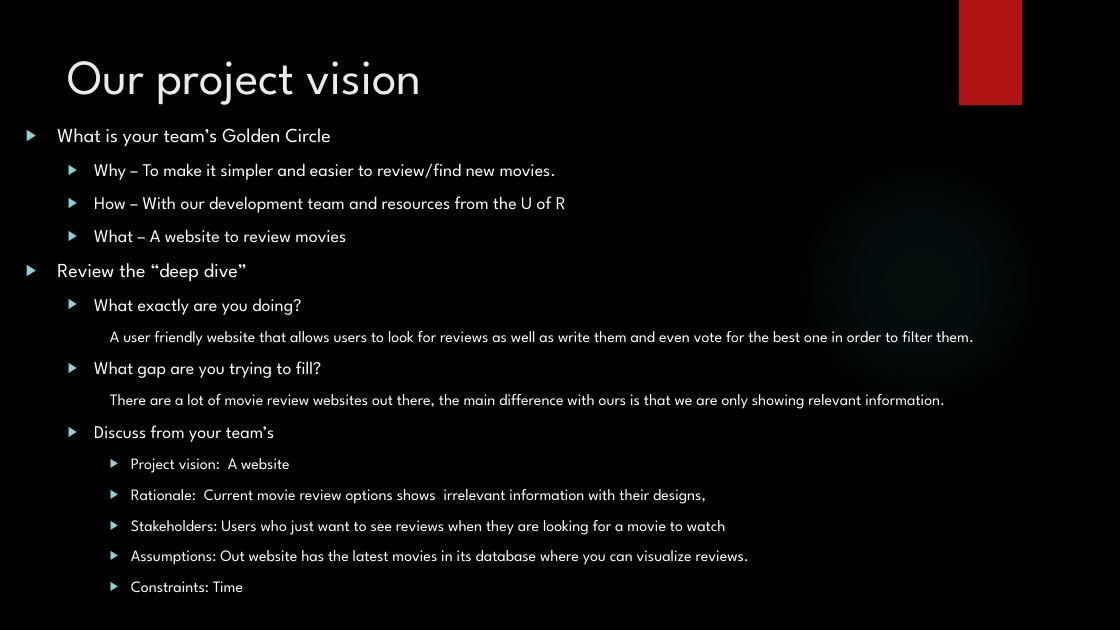
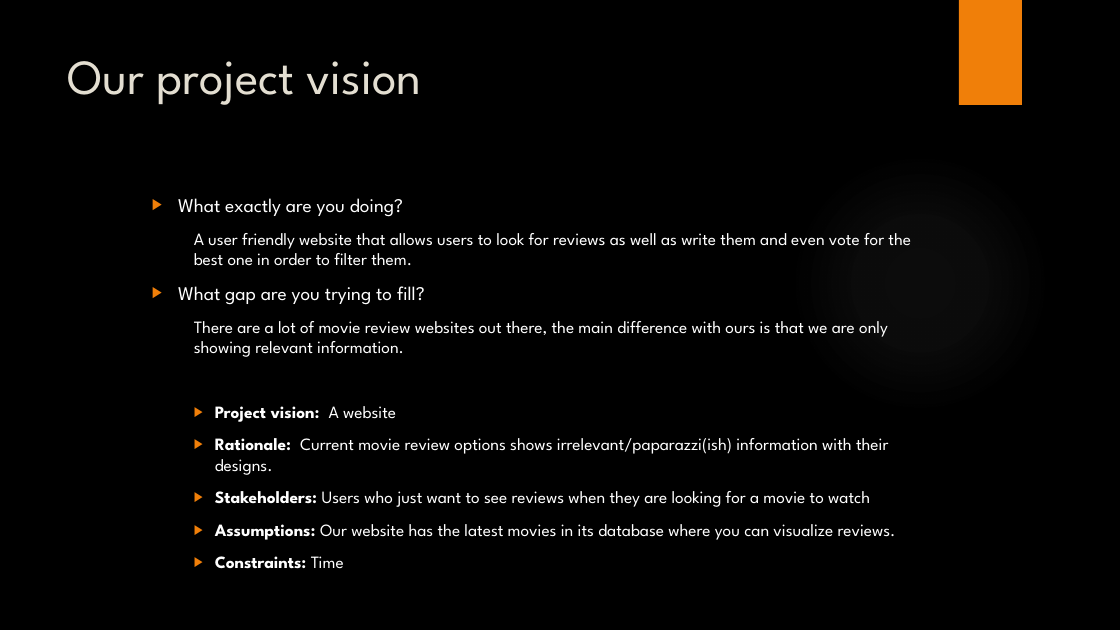
Before and after one commit to alpacamusical/Project-ENSE-374, a slide deck: slide 3 of Documentation/Milestone 4.pptx (slide 2 before the commit). Drawn at 1120x630 pixels with LibreOffice and Linux fonts; fonts in the diff are those of the drawing; background and template pictures are left out. Boxes give left, top, right and bottom in pixels: in the first picture for what was removed or moved away, otherwise in the second. Text is boxed around its words. In the diff, an @@ line names an element or a change of style, - is before the commit and + after.

```diff
--- a/Documentation/Milestone 4.pptx
+++ b/Documentation/Milestone 4.pptx
@@ rectangle at [959, 0, 1022, 105]: fill #B01513 to #F07F09 @@
@@ title "Our project vision" at [68, 61, 422, 105]: text colour #EBEBEB to #E3DED1 @@
@@ text at [57, 128, 566, 281]: paragraphs removed @@
-▶ What is your team’s Golden Circle
-  ▶ Why – To make it simpler and easier to review/find new movies.
-  ▶ How – With our development team and resources from the U of R
-  ▶ What – A website to review movies
-▶ Review the “deep dive”
@@ ellipse at [791, 154, 1049, 413]: fill gradient #50B9C1 to gradient #ADADAD @@
@@ text "What exactly are you doing?": place and size @@
-text "What exactly are you doing?" at [57, 128, 974, 592]
+text "What exactly are you doing?" at [178, 198, 911, 569]
@@ text at [178, 198, 911, 569]: size 15.3 to 16.6 pt in "What exactly are you doing?", "What gap are you trying to fill?"; size 13.6 to 14.8 pt in "A user friendly website that allows users ...", "There are a lot of movie review ...", "Project vision: A website", "Stakeholders: Users who just want to see ..." and 1 more places; bold on in "Project vision:", "Stakeholders:", "Constraints:"; bullet colour #8AD0D6 to #F07F09 @@
@@ text at [94, 425, 274, 442]: paragraph removed @@
-  ▶ Discuss from your team’s
@@ text at [215, 438, 888, 475]: text changed; size 13.6 to 14.8 pt @@
-    ▶ Rationale: Current movie review options shows irrelevant information with their designs,
+    ▶ Rationale: Current movie review options shows irrelevant/paparazzi(ish) information with their designs.
@@ text at [215, 524, 896, 540]: text changed; size 13.6 to 14.8 pt @@
-    ▶ Assumptions: Out website has the latest movies in its database where you can visualize reviews.
+    ▶ Assumptions: Our website has the latest movies in its database where you can visualize reviews.
```
Also in this commit, not shown: 7 other slides changed, 3 slides added.
